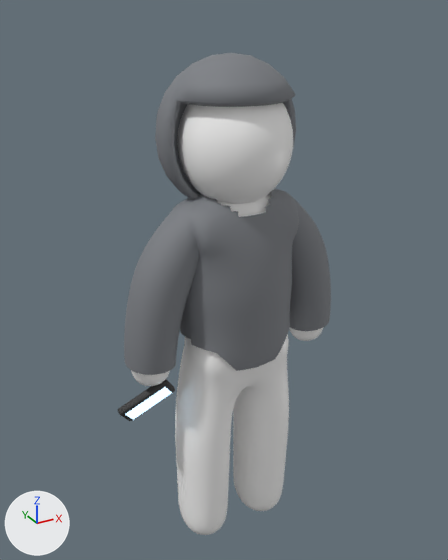
What one commit did to the glTF model assets/zp_character_rigged.glb.
Both versions are drawn from a 50 mm lens placed at (-0.5, -0.872, 1.019), pointed at (0.018, 0.07, 0.548). Lighting does not change. The marker at lower left points along +X, +Y and +Z. The picture after the commit comes second. Vertices at exactly the same position are counted once.

Objects in the first picture: 'PR_Phone', 'ZP_Character'.
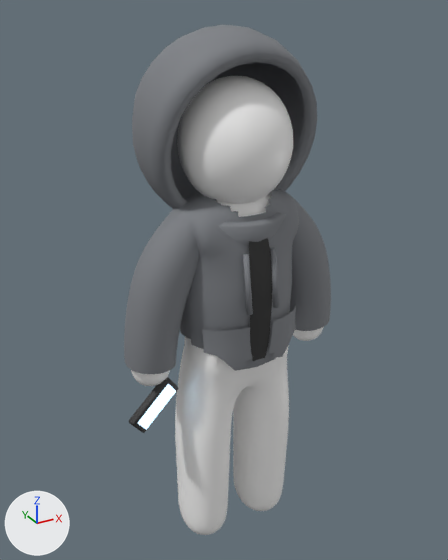
Changed parts and their boxes [x1, y1, x2, y2] in the pictures (448 x 560 px):
'ZP_Character', reshaped
    before: [124, 53, 331, 535]
    after: [124, 25, 331, 535]
'PR_Phone', moved, turned
    before: [118, 379, 175, 421]
    after: [129, 377, 178, 433]
part 1 of me_zp_character, rebuilt (31% wider, 24% taller)
    before: [155, 53, 296, 200]
    after: [132, 25, 317, 208]
part 2 of me_zp_character, added
    after: [218, 212, 286, 246]
part 3 of me_zp_character, added (black)
    after: [249, 238, 272, 361]
part 4 of me_zp_character, added
    after: [268, 306, 296, 358]
part 5 of me_zp_character, added
    after: [243, 254, 253, 315]
part 6 of me_zp_character, added
    after: [270, 248, 280, 308]

Patch to the scene script:
```diff
--- a/assets/zp_character_rigged.glb.py
+++ b/assets/zp_character_rigged.glb.py
@@ me_zp_character @@
 # used by ob_zp_character; location = (0.0, 0.0, 0.0)
-me_zp_character.from_pydata(...)  # 10490 vertices, 20808 faces; spans x -0.208..0.208, y -0.09..0.171, z 0.035..0.955
+me_zp_character.from_pydata(...)  # 10944 vertices, 21608 faces; spans x -0.208..0.208, y -0.102..0.239, z 0.035..0.994
+# me_zp_character part 1: the loose piece of 378 vertices spanning x -0.119..0.119, y -0.086..0.171, z 0.705..0.955 is rebuilt with 562 vertices and now spans x -0.15..0.15, y -0.066..0.239, z 0.676..0.994
+# me_zp_character part 2: a new loose piece of 96 vertices spanning x -0.085..0.085, y -0.09..0.09, z 0.628..0.711, in mat_zp_hoodie (grey #7c7f84)
+# me_zp_character part 3: a new loose piece of 72 vertices spanning x -0.021..0.021, y -0.091..-0.071, z 0.462..0.698, in mat_aj_dark (black #2e2e2e)
+# me_zp_character part 4: a new loose piece of 36 vertices spanning x 0.016..0.094, y -0.093..-0.058, z 0.454..0.533, in mat_zp_hoodie (grey #7c7f84)
+# me_zp_character part 5: a new loose piece of 16 vertices spanning x -0.031..-0.021, y -0.102..-0.076, z 0.56..0.66, in mat_zp_hoodie (grey #7c7f84)
+# me_zp_character part 6: a new loose piece of 16 vertices spanning x 0.021..0.031, y -0.102..-0.076, z 0.56..0.66, in mat_zp_hoodie (grey #7c7f84)
+# other edits to the shape of me_zp_character do not show in these pictures
 me_zp_character.materials.append(mat_mc_white)
 me_zp_character.materials.append(mat_zp_hoodie)
+me_zp_character.materials.append(mat_aj_dark)  # black #2e2e2e
@@ ob_pr_phone @@
 ob_pr_phone = bpy.data.objects.new('PR_Phone', me_pr_phone)
-ob_pr_phone.location = (-0.173, 0.007, 0.38)
-ob_pr_phone.rotation_euler = (0.764, 0.833, 0.741)  # degrees (44, 48, 42)
+ob_pr_phone.location = (-0.17, -0.019, 0.385)
+ob_pr_phone.rotation_euler = (0.338, 0.881, 0.637)  # degrees (19, 50, 36)
```
